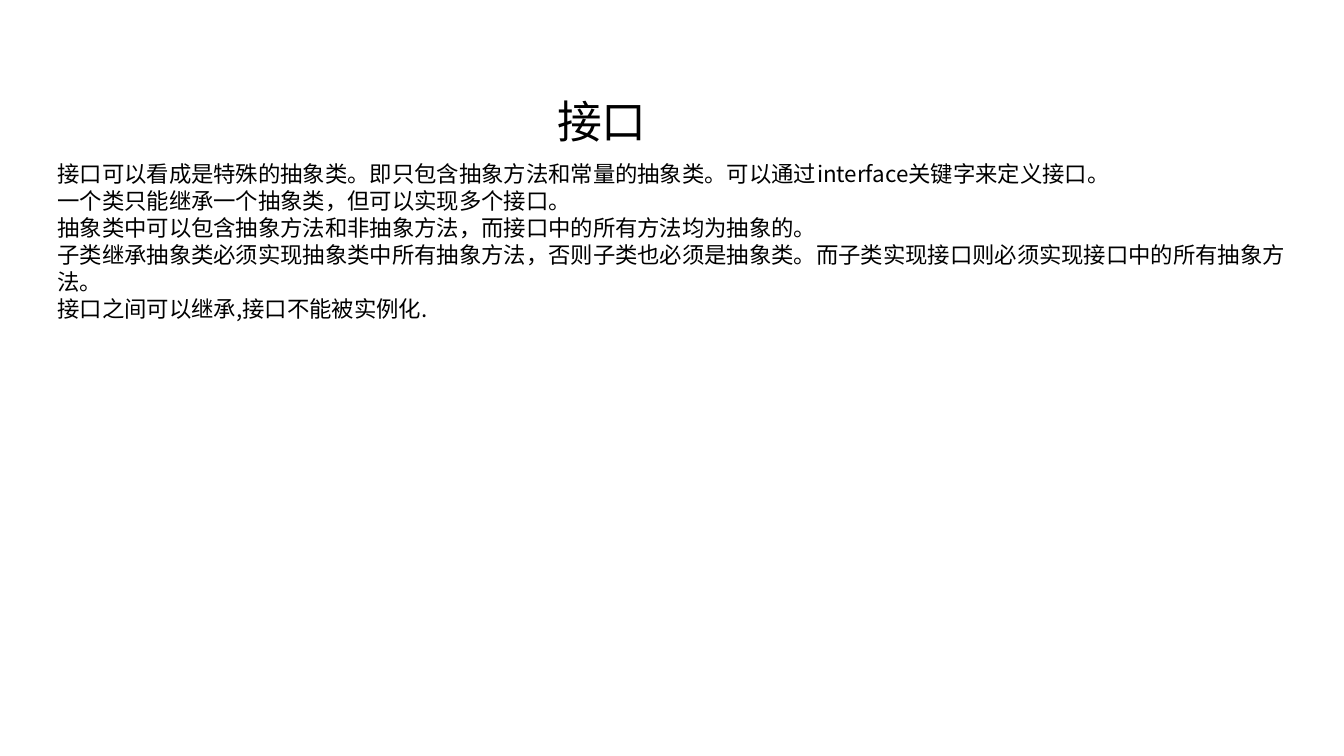
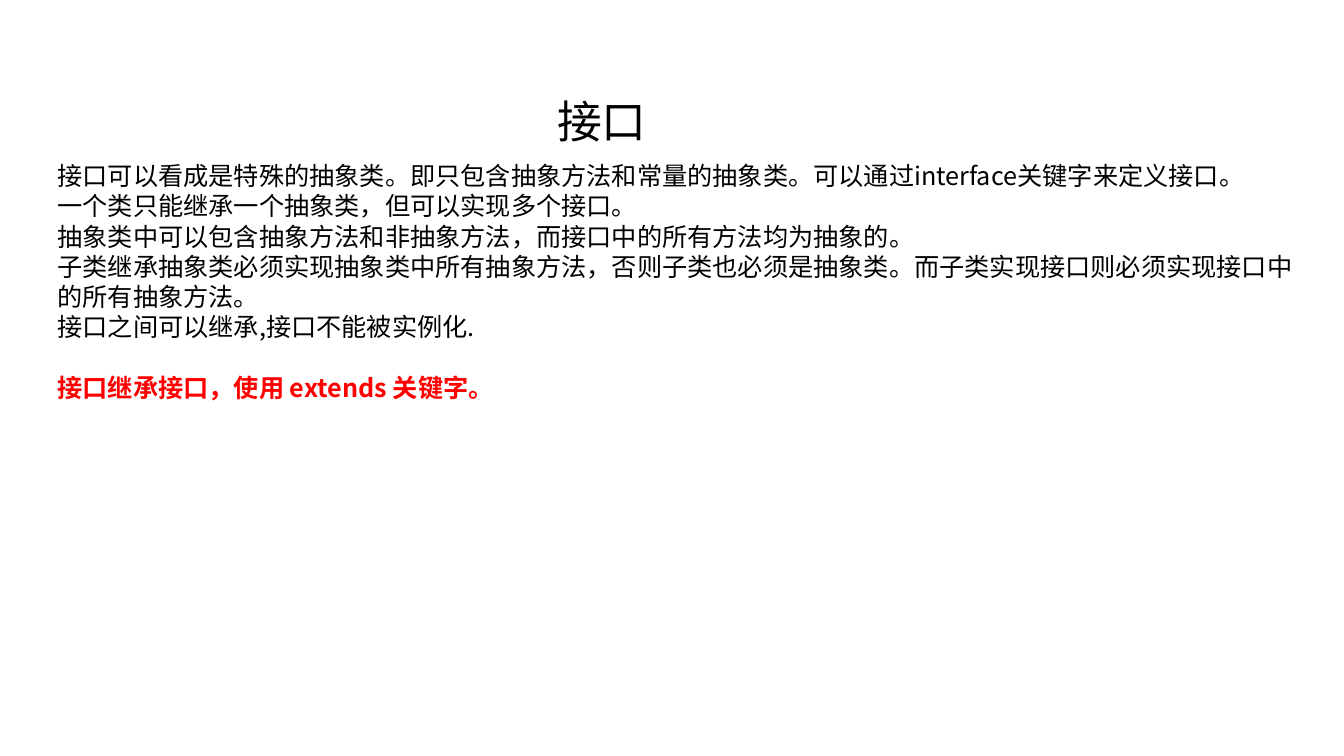
Before and after one commit to linkknown/PPT, a slide deck: slide 33 of 基础PPT/第2章：Java面向对象.pptx. Drawn at 1344x756 pixels with LibreOffice and Linux fonts; fonts in the diff are those of the drawing; background and template pictures are left out. Boxes give left, top, right and bottom in pixels: in the first picture for what was removed or moved away, otherwise in the second. Text is boxed around its words. In the diff, an @@ line names an element or a change of style, - is before the commit and + after.

```diff
--- a/基础PPT/第2章：Java面向对象.pptx
+++ b/基础PPT/第2章：Java面向对象.pptx
@@ text at (57,163,1292,341): size 16 to 18 pt @@
@@ text at (57,375,494,401): paragraph added @@
+接口继承接口，使用 extends 关键字。
```
Also in this commit, not shown: 1 other file.
